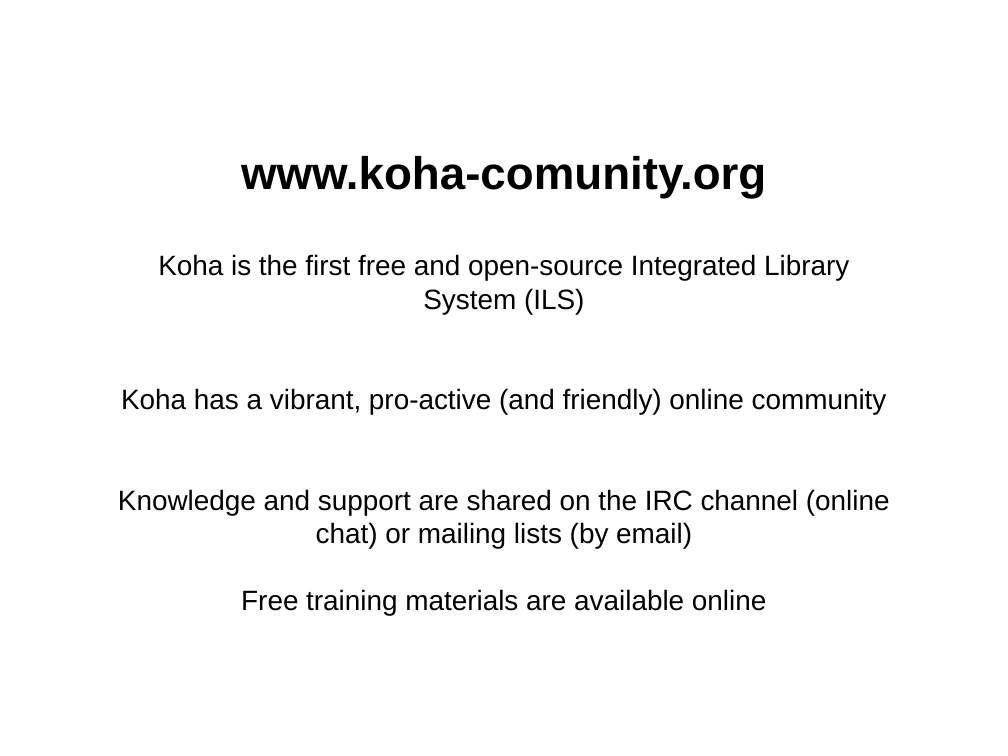
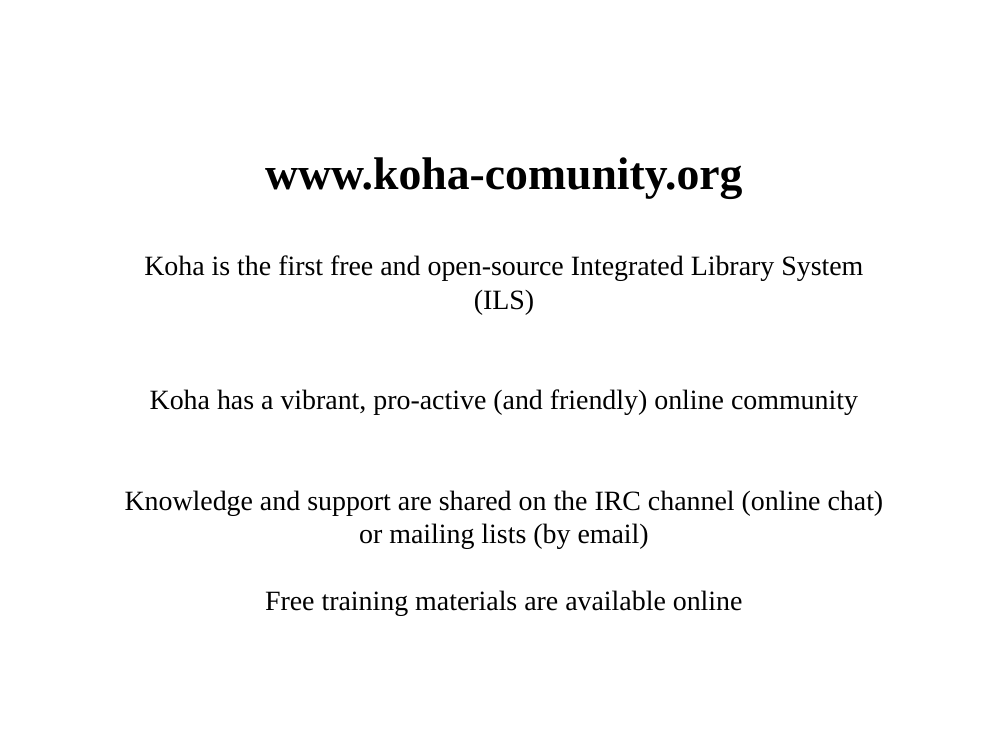
Before and after one commit to ranginui/presentation, a slide deck: slide 2 of eifl/eifl.odp. Drawn at 1008x756 pixels with LibreOffice and Linux fonts; fonts in the diff are those of the drawing; background and template pictures are left out. Boxes give left, top, right and bottom in pixels: in the first picture for what was removed or moved away, otherwise in the second. Text is boxed around its words. In the diff, an @@ line names an element or a change of style, - is before the commit and + after.

```diff
--- a/eifl/eifl.odp
+++ b/eifl/eifl.odp
@@ title "www.koha-comunity.org" at <box>265,157,742,198</box>: font Arial to Times New Roman @@
@@ subtitle "Koha is the first free ..." at <box>125,255,884,616</box>: font Arial to Times New Roman @@
```
Also in this commit, not shown: 9 other slides changed.
